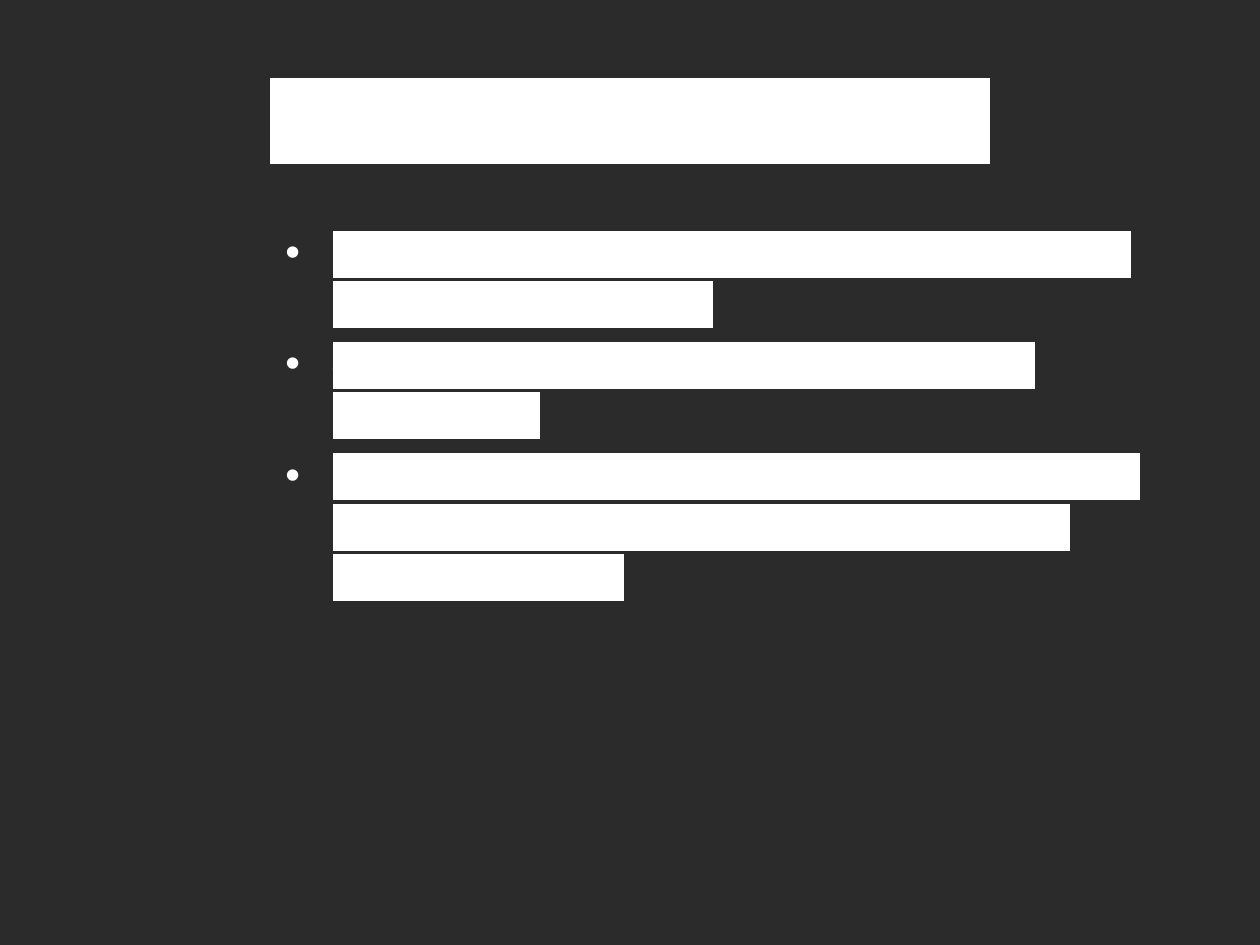
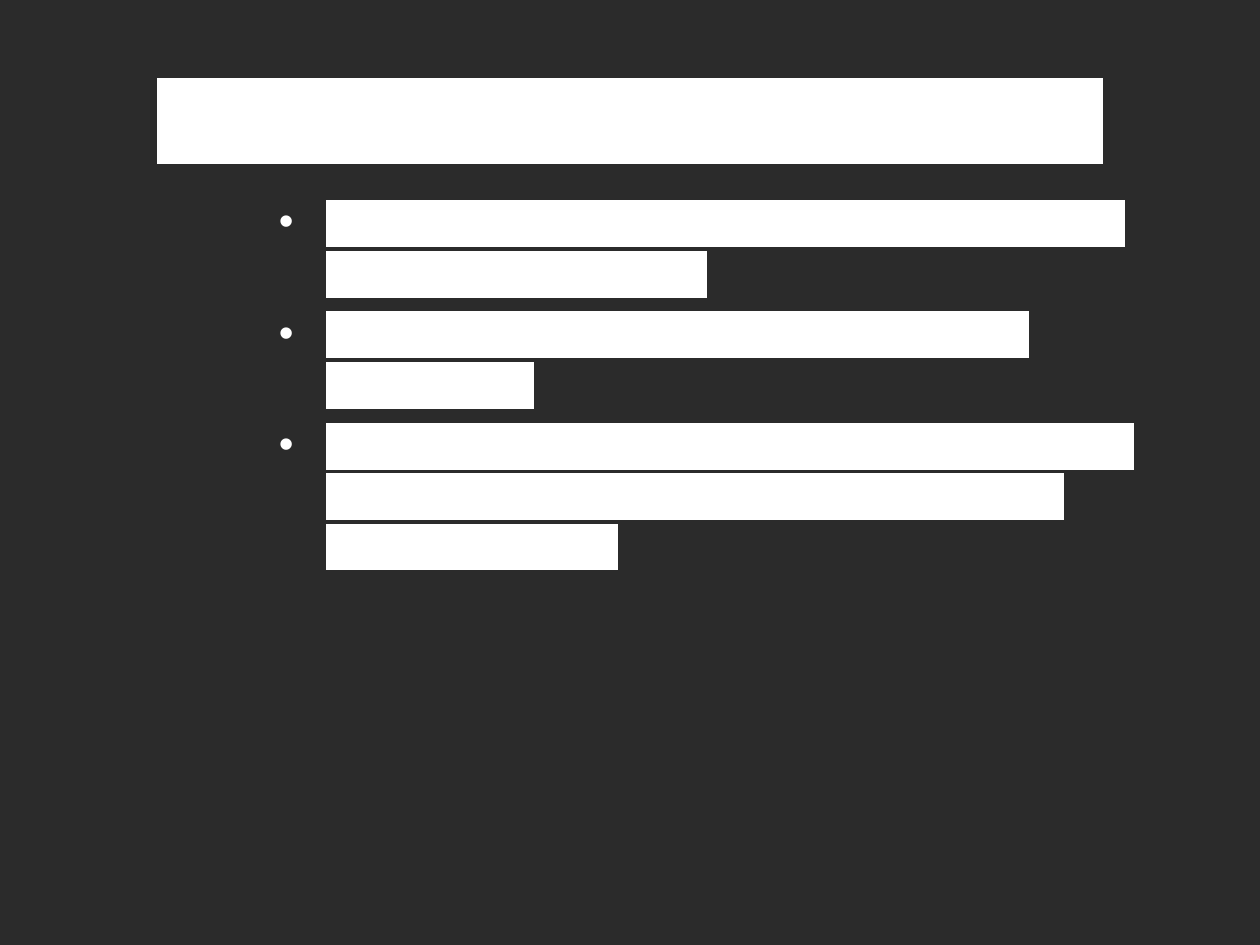
Before and after one commit to vilgefortz/fcl, a slide deck: slide 6 of doc/seminarium/prezentacja_seminarium.odp (slide 8 before the commit). Drawn at 1260x945 pixels with LibreOffice and Linux fonts; fonts in the diff are those of the drawing; background and template pictures are left out; a plain dark background stands for a picture behind light text. Boxes give left, top, right and bottom in pixels: in the first picture for what was removed or moved away, otherwise in the second. Text is boxed around its words. In the diff, an @@ line names an element or a change of style, - is before the commit and + after.

```diff
--- a/doc/seminarium/prezentacja_seminarium.odp
+++ b/doc/seminarium/prezentacja_seminarium.odp
@@ title at (x1=157, y1=78, x2=1102, y2=164): text changed @@
-Zalety logiki rozmytej
+Zalety systemów rozmytych
@@ text "Stabilność – małe różnice na ..." moved from (x1=333, y1=231, x2=1140, y2=600) to (x1=326, y1=200, x2=1134, y2=571) @@
```
Also in this commit, not shown: 12 other slides changed, 3 slides added, 3 slides removed, 5 other files.
